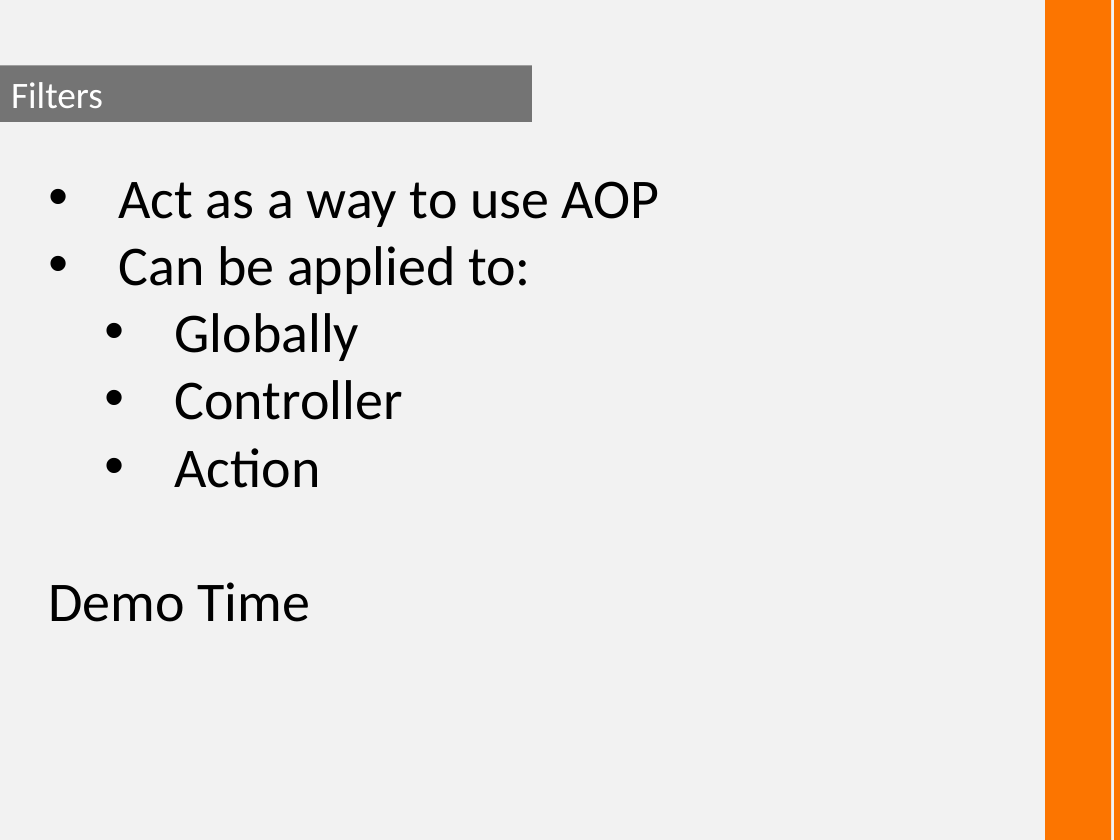
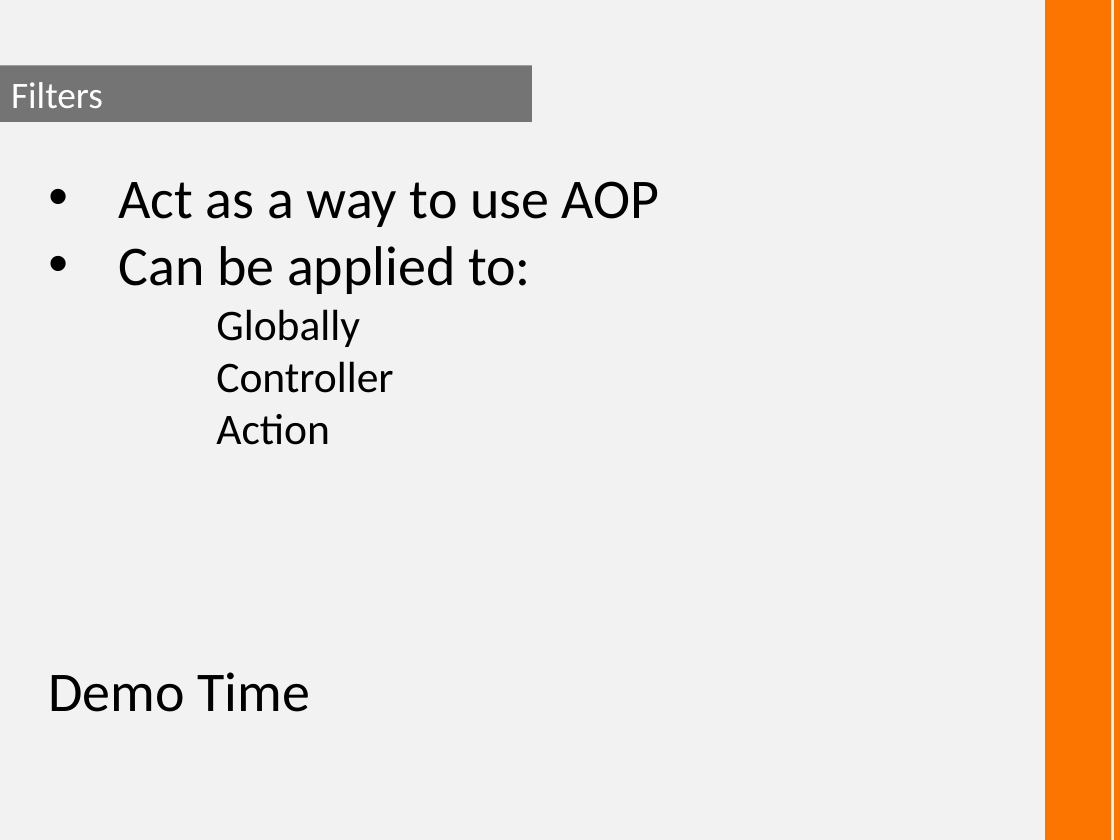
Before and after one commit to derikwhittaker/Demo.WebApi, a slide deck: slide 19 of Demo.WebApi.pptx (slide 16 before the commit). Drawn at 1120x840 pixels with LibreOffice and Linux fonts; fonts in the diff are those of the drawing. Boxes give left, top, right and bottom in pixels: in the first picture for what was removed or moved away, otherwise in the second. Text is boxed around its words. In the diff, an @@ line names an element or a change of style, - is before the commit and + after.

```diff
--- a/Demo.WebApi.pptx
+++ b/Demo.WebApi.pptx
@@ text at (x1=216, y1=309, x2=393, y2=445): size 36 to 28 pt in "Globally", "Controller", "Action"; bullet • to none @@
```
Also in this commit, not shown: 9 other slides changed, 3 slides added.
